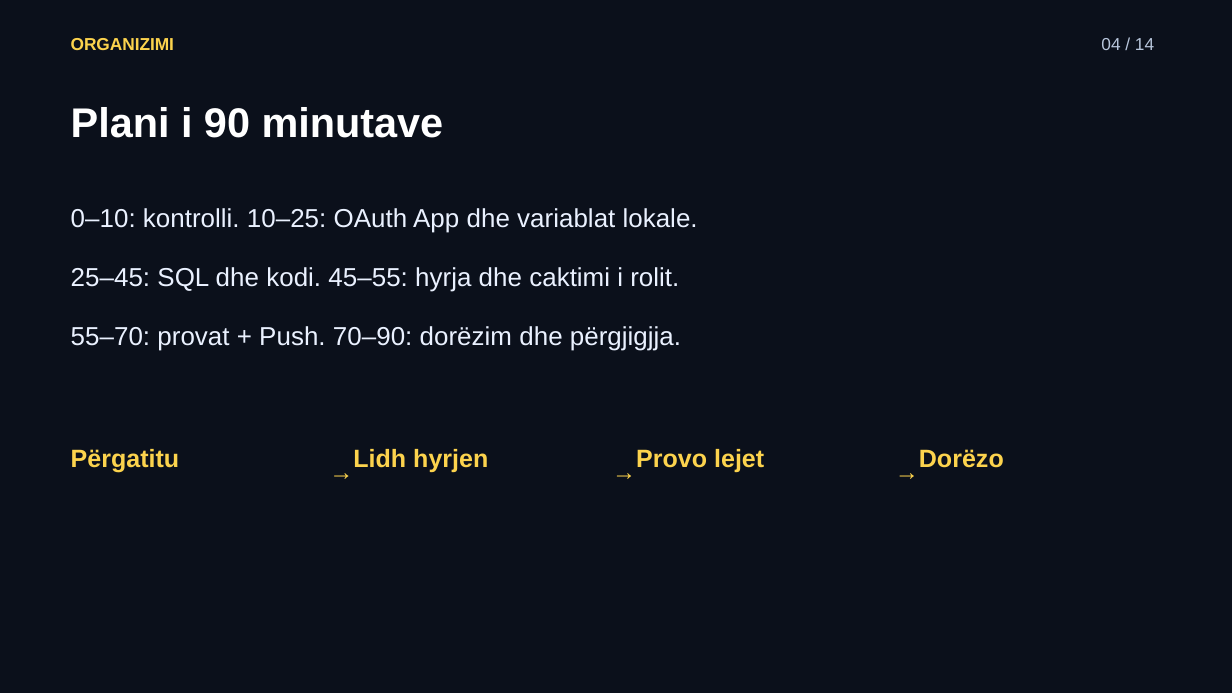
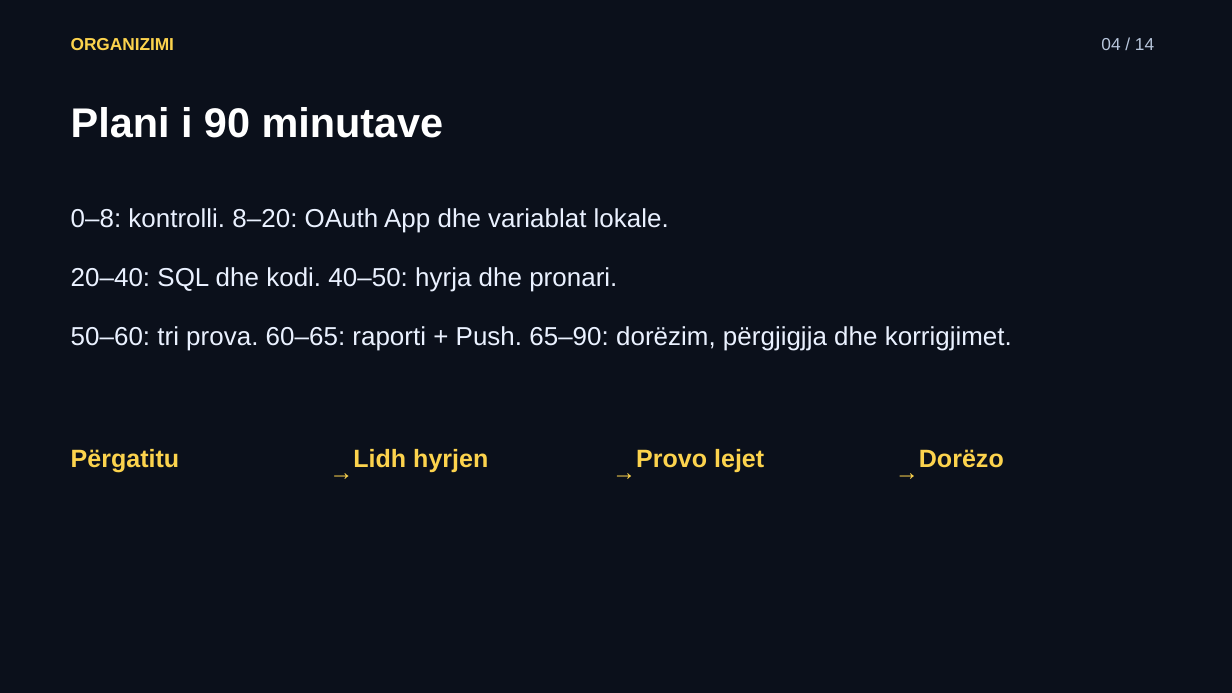
Before and after one commit to arbenl/arbenl.github.io, a slide deck: slide 4 of lendet/2026-2027/mobile/lectures/ushtrimet-05-hyrja-lejet-rideshare-2026.pptx. Drawn at 1232x693 pixels with LibreOffice and Linux fonts; fonts in the diff are those of the drawing. Boxes give left, top, right and bottom in pixels: in the first picture for what was removed or moved away, otherwise in the second. Text is boxed around its words. In the diff, an @@ line names an element or a change of style, - is before the commit and + after.

```diff
--- a/lendet/2026-2027/mobile/lectures/ushtrimet-05-hyrja-lejet-rideshare-2026.pptx
+++ b/lendet/2026-2027/mobile/lectures/ushtrimet-05-hyrja-lejet-rideshare-2026.pptx
@@ text at [71,208,1012,351]: text changed @@
-0–10: kontrolli. 10–25: OAuth App dhe variablat lokale.
-25–45: SQL dhe kodi. 45–55: hyrja dhe caktimi i rolit.
-55–70: provat + Push. 70–90: dorëzim dhe përgjigjja.
+0–8: kontrolli. 8–20: OAuth App dhe variablat lokale.
+20–40: SQL dhe kodi. 40–50: hyrja dhe pronari.
+50–60: tri prova. 60–65: raporti + Push. 65–90: dorëzim, përgjigjja dhe korrigjimet.
```
Also in this commit, not shown: 10 other slides changed, 24 other files.
